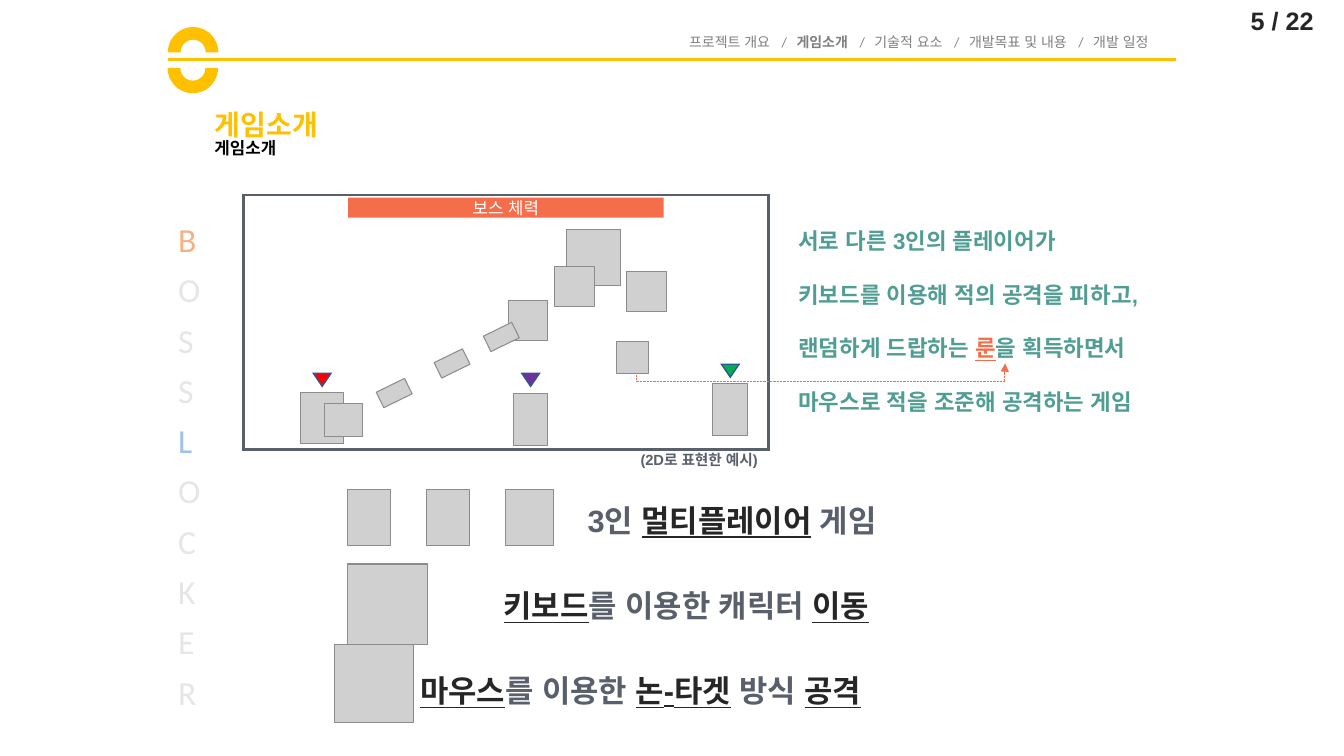
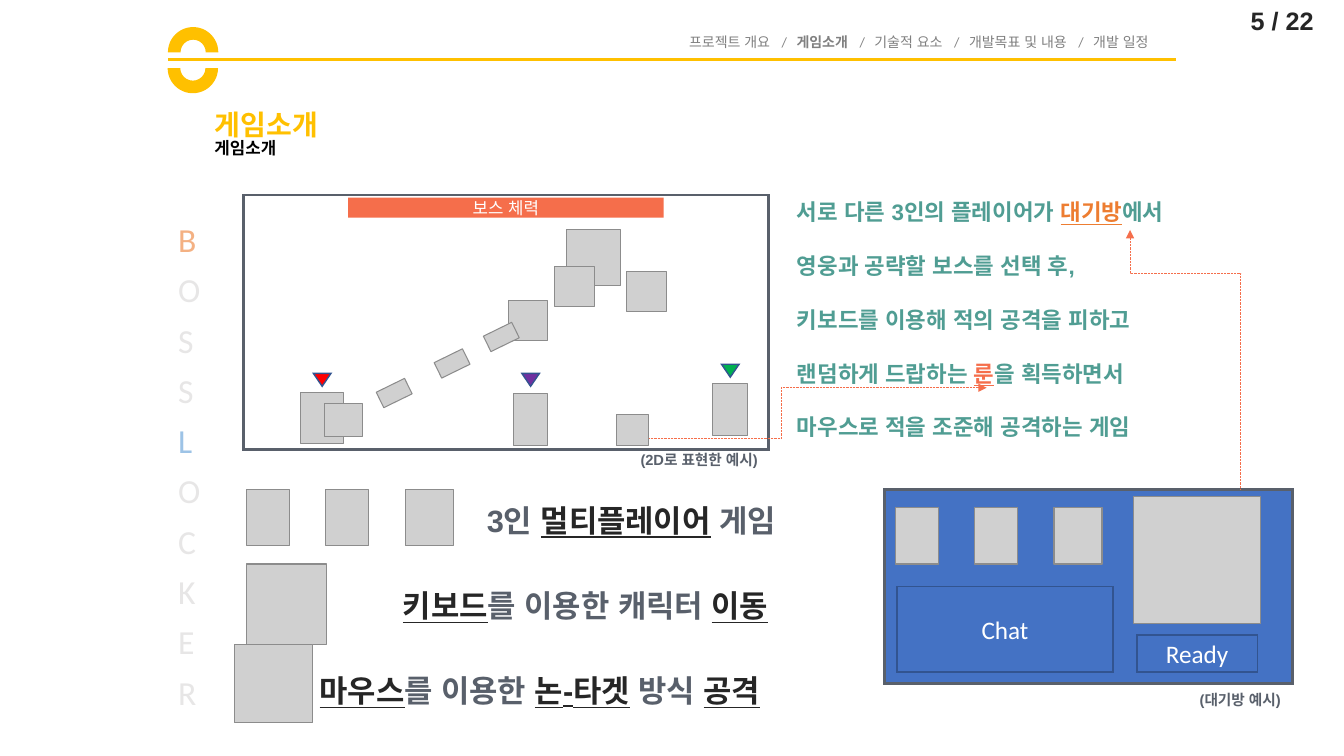
Before and after one commit to goddun/Report, a slide deck: slide 5 of BossLocker_김홍일_양태윤_조소연.pptx. Drawn at 1344x756 pixels with LibreOffice and Linux fonts; fonts in the diff are those of the drawing; grey boxes stand for pictures. Boxes give left, top, right and bottom in pixels: in the first picture for what was removed or moved away, otherwise in the second. Text is boxed around its words. In the diff, an @@ line names an element or a change of style, - is before the commit and + after.

Commit message:
대기방 추가

```diff
--- a/BossLocker_김홍일_양태윤_조소연.pptx
+++ b/BossLocker_김홍일_양태윤_조소연.pptx
@@ text "서로 다른 3인의 플레이어가 대기방에서": place and size @@
-text "서로 다른 3인의 플레이어가 대기방에서" at bbox=[798, 230, 1138, 412]
+text "서로 다른 3인의 플레이어가 대기방에서" at bbox=[797, 201, 1164, 437]
@@ text at bbox=[797, 201, 1164, 330]: text changed @@
-서로 다른 3인의 플레이어가
-키보드를 이용해 적의 공격을 피하고,
+서로 다른 3인의 플레이어가 대기방에서
+영웅과 공략할 보스를 선택 후,
+키보드를 이용해 적의 공격을 피하고
@@ elbow arrow added from (1241, 490) to (1130, 230), #F56E4B 0.5 pt dashed @@
@@ elbow arrow moved from (636, 374) - (1005, 364) to (632, 439) - (987, 388) @@
@@ picture: place and size @@
-picture at bbox=[616, 342, 648, 374]
+picture at bbox=[616, 414, 648, 447]
@@ rectangle added at bbox=[884, 490, 1293, 685], fill #4472C4, outline #59606B 2 pt @@
@@ picture added at bbox=[896, 508, 939, 565] @@
@@ picture added at bbox=[975, 508, 1017, 565] @@
@@ picture added at bbox=[1055, 508, 1103, 565] @@
@@ picture added at bbox=[1134, 497, 1261, 624] @@
@@ rectangle added at bbox=[897, 587, 1113, 671], fill #4472C4, outline #325491 1 pt, 18 pt, text #FFFFFF @@
+Chat
@@ rectangle added at bbox=[1137, 635, 1258, 673], fill #4472C4, outline #325491 1 pt, 18 pt, text #FFFFFF @@
+Ready
@@ 5 pictures, 3 texts: place and size @@
-5 pictures, 3 texts at bbox=[335, 490, 877, 723]
+5 pictures, 3 texts at bbox=[234, 490, 776, 723]
@@ text added at bbox=[1200, 692, 1281, 708], 10.5 pt, text #59606B, bold @@
+(대기방 예시)
```
Also in this commit, not shown: 1 other file.
